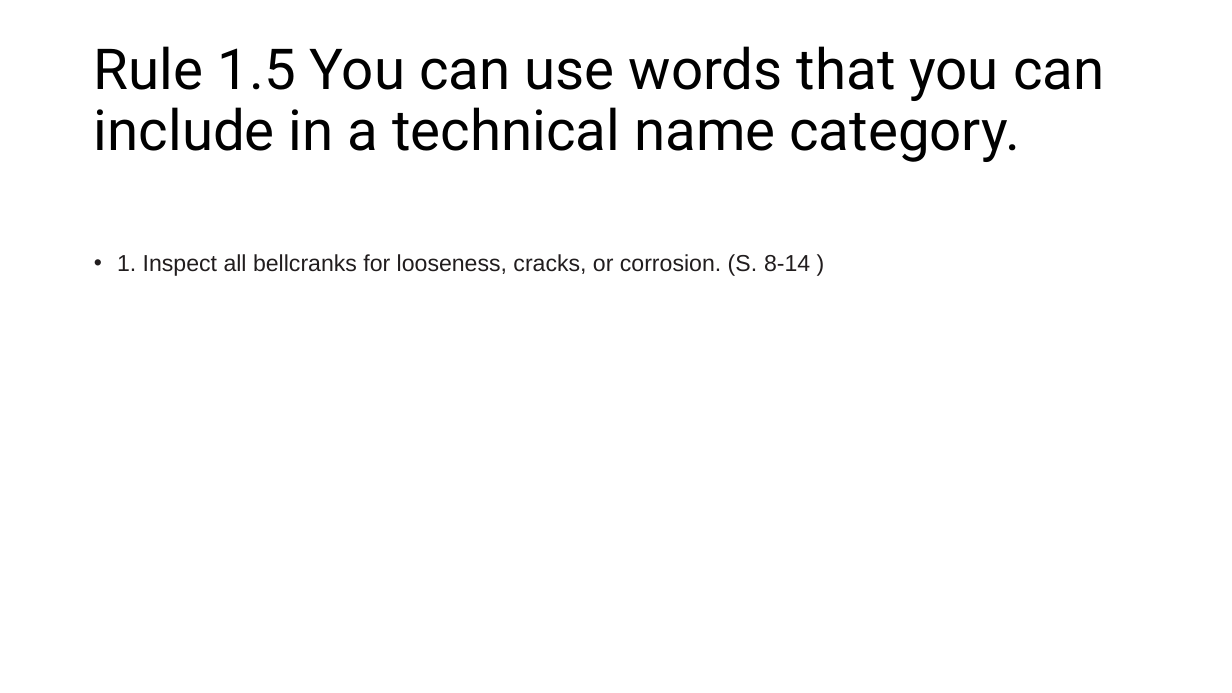
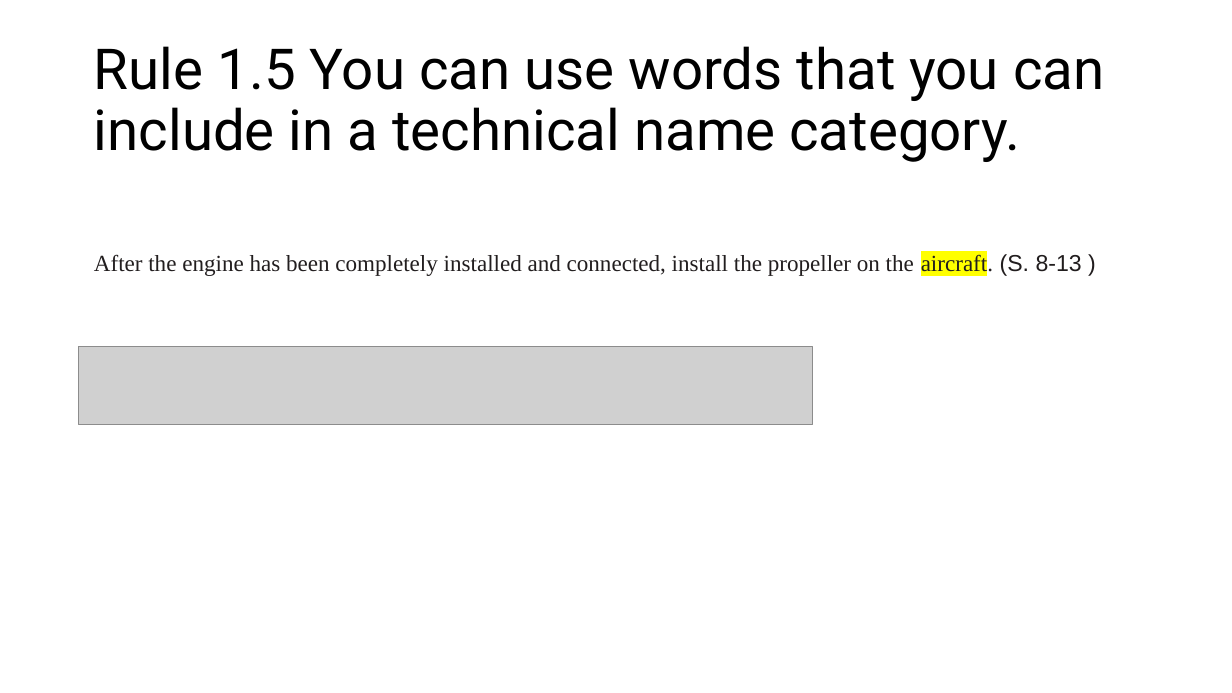
Before and after one commit to Maltrix147/Studium, a slide deck: slide 5 of Semester_4/simplified_English/Regeln_Malte_Hermann.pptx (slide 6 before the commit). Drawn at 1232x693 pixels with LibreOffice and Linux fonts; fonts in the diff are those of the drawing; grey boxes stand for pictures. Boxes give left, top, right and bottom in pixels: in the first picture for what was removed or moved away, otherwise in the second. Text is boxed around its words. In the diff, an @@ line names an element or a change of style, - is before the commit and + after.

```diff
--- a/Semester_4/simplified_English/Regeln_Malte_Hermann.pptx
+++ b/Semester_4/simplified_English/Regeln_Malte_Hermann.pptx
@@ text at box(94, 253, 1082, 277): text changed; font Arial to Times New Roman; text colour #211D1E to #221E1F @@
-• 1. Inspect all bellcranks for looseness, cracks, or corrosion. (S. 8-14 )
+After the engine has been completely installed and connected, install the propeller on the aircraft. (S. 8-13 )
@@ picture added at box(79, 347, 813, 424) @@
```
Also in this commit, not shown: 7 other slides changed, 6 slides added, 1 slide removed, 3 other files.
